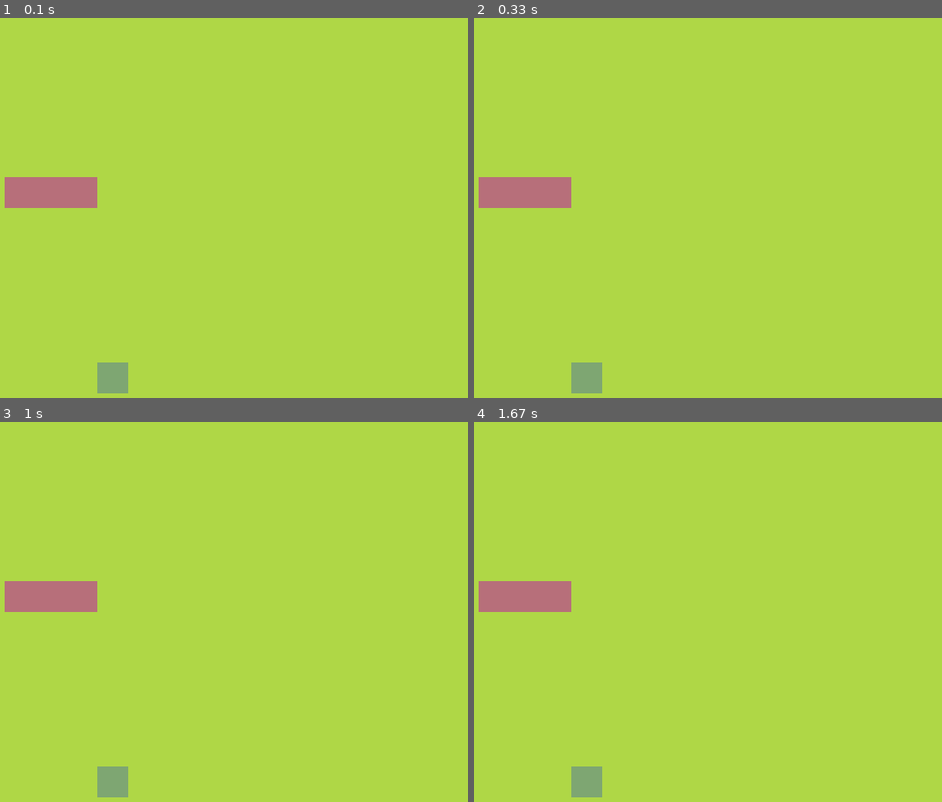
Above: before the commit, frames 1-4 (two rows, left to right).
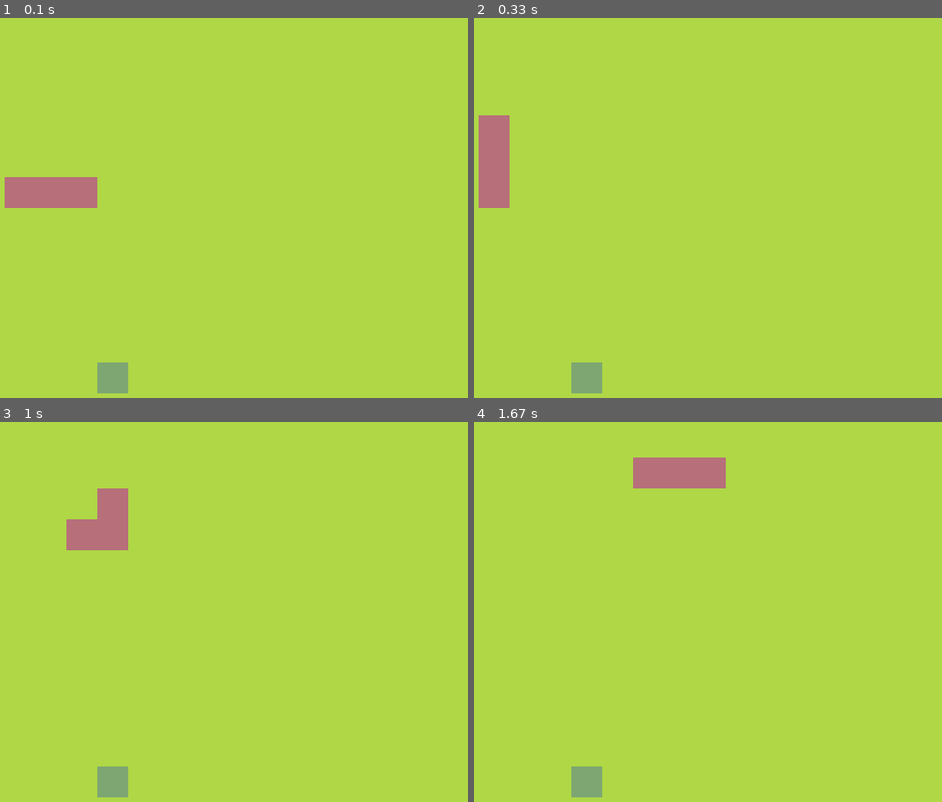
Above: after the commit, the same moments.

Repository: brachetti/pygame-snake
Game: pygame game, started from main.py
Two runs of this game, one before a commit and one after it. Both use one fixed random seed, a clock stepped at 60 frames per second and the inputs below.
Inputs:
- Up to frame 1 (0.1 s): no input
- Up to frame 2 (0.33 s): no input
- Up to frame 3 (1 s): hold Right 0.33-0.8 s; hold Up from 0.83 s (still down)
- Up to frame 4 (1.67 s): release Up at 1.13 s; hold Right 1.17-1.63 s

Frame 1 is identical in both runs. In frame 2, 2.1% of the frame differs, in the area x 0-21%, y 25-50%; in frame 3, 3.2%, in the area x 0-28%, y 17-50%; in frame 4, 3.2%.

Commit message:
move the snake

Diff:
--- a/main.py
+++ b/main.py
@@ -1,3 +1,5 @@
+from cgi import print_form
+from curses import KEY_DOWN, echo
 from mimetypes import init
 import sys
 import pygame
@@ -35,14 +37,43 @@
             Vector2(6, 10),
             Vector2(7, 10),
         ]
-        self.blocks = [
+        self.direction = "up"
+
+    def blocks(self):
+        return [
             Block(position, Snake.color)
             for position in self.body
         ]
 
     def draw(self):
-        for block in self.blocks:
+        for block in self.blocks():
             block.draw_block()
+
+    def move_snake(self):
+        direction = Vector2(0,0)
+        if self.direction == "up":
+            direction = Vector2(0, -1)
+        if self.direction == "down":
+            direction = Vector2(0, 1)
+        if self.direction == "left":
+            direction = Vector2(-1, 0)
+        if self.direction == "right":
+            direction = Vector2(1, 0)
+
+        body = self.body[:-1]
+        body.insert(0, body[0] + direction)
+        self.body = body[:]
+
+    def change_direction(self, event):
+        if event.key == pygame.K_UP and self.direction != "down":
+            self.direction = "up"
+        if event.key == pygame.K_DOWN and self.direction != "up":
+            self.direction = "down"
+        if event.key == pygame.K_LEFT and self.direction != "right":
+            self.direction = "left"
+        if event.key == pygame.K_RIGHT and self.direction != "left":
+            self.direction = "right"
+
 
 class Fruit:
     color = (126, 166, 114)
@@ -60,7 +91,8 @@
 pygame.init()
 screen = pygame.display.set_mode((CELL_SIZE*CELL_NUMBER, CELL_SIZE*CELL_NUMBER))
 clock = pygame.time.Clock()
-screen.fill(surface_bg)
+SCREEN_UPDATE = pygame.USEREVENT
+pygame.time.set_timer(SCREEN_UPDATE, 150)
 
 fruit = Fruit()
 snake = Snake()
@@ -71,7 +103,14 @@
             pygame.quit()
             sys.exit()
 
+        if event.type == SCREEN_UPDATE:
+            snake.move_snake()
+
+        if event.type == pygame.KEYDOWN:
+            snake.change_direction(event)
+
     # draw all our elements
+    screen.fill(surface_bg)
     fruit.draw()
     snake.draw()
 
